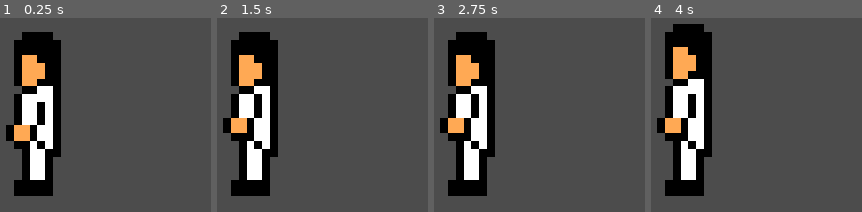
Above: before the commit, frames 1-4 (left to right).
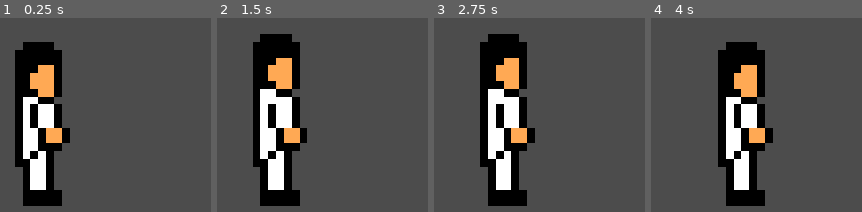
Above: after the commit, the same moments.

Repository: Jan130/The-Fighting-Project
Game: Godot game, scene res://Main.tscn
Two runs of this game, one before a commit and one after it. Both use one fixed random seed, a clock stepped at 60 frames per second and the inputs below.
Inputs (mouse positions are in pixels of both pictures, inside the frame that each line leads up to):
- Up to frame 1 (0.25 s): no input
- Up to frame 2 (1.5 s): move the mouse to (outside the picture) at 0.52 s; click (outside the picture) at 0.67 s; move the mouse to (outside the picture) at 1.27 s; click (outside the picture) at 1.42 s
- Up to frame 3 (2.75 s): move the mouse to (564, 37) at 2.02 s; click (564, 37) at 2.17 s
- Up to frame 4 (4 s): move the mouse to (outside the picture) at 2.77 s; click (outside the picture) at 2.92 s; move the mouse to (outside the picture) at 3.52 s; click (outside the picture) at 3.67 s

The runs differ from the first frame. In frame 1, 10% of the frame differs, in the area x 2-34%, y 7-97%; in frame 2, 22%; in frame 3, 29%; in frame 4, 35%, in the area x 2-58%, y 3-97%.

Commit message:
Implemented basic player movement

Diff:
--- /dev/null
+++ b/Game.gd
@@ -0,0 +1,23 @@
+extends Node2D
+
+onready var player = $Player
+
+var screen_touched = false
+
+# Called when the node enters the scene tree for the first time.
+func _ready():
+	pass # Replace with function body.
+
+func _input(event):
+	if event is InputEventScreenTouch:
+		if event.is_pressed():
+			screen_touched = true
+		else:
+			screen_touched = false
+
+# Called every frame. 'delta' is the elapsed time since the previous frame.
+func _process(delta):
+	var player_velocity = Vector2.ZERO
+	if screen_touched:
+		player_velocity.x += 1
+	player.move(player_velocity, delta)
--- a/Main.tscn
+++ b/Main.tscn
@@ -1,8 +1,10 @@
-[gd_scene load_steps=2 format=2]
+[gd_scene load_steps=3 format=2]
 
 [ext_resource path="res://Player.tscn" type="PackedScene" id=1]
+[ext_resource path="res://Game.gd" type="Script" id=2]
 
-[node name="Node2D" type="Node2D"]
+[node name="Game" type="Node2D"]
+script = ExtResource( 2 )
 
 [node name="Player" parent="." instance=ExtResource( 1 )]
-position = Vector2( 496, 260 )
+position = Vector2( 497, 273 )
--- a/Player.gd
+++ b/Player.gd
@@ -1,7 +1,9 @@
 extends Area2D
 
 export var speed = 400
+
 var screen_size
+var previous_velocity
 
 onready var _animation_player = $AnimationPlayer
 
@@ -10,8 +12,9 @@
 
 # Called when the node enters the scene tree for the first time.
 func _ready():
-	set_animation("idle_left")
-
+	screen_size = get_viewport_rect().size
+	previous_velocity = Vector2.ZERO
+	set_animation("idle_right")
 
 # Called every frame. 'delta' is the elapsed time since the previous frame.
 func _process(delta):
@@ -21,10 +24,24 @@
 	_collision_idle_right.disabled = true
 	_collision_idle_left.disabled = true
 
-func set_animation(name):
+func set_animation(name : String):
 	if name == "idle_right":
 		disable_collisions()
 		_animation_player.play("idle_right")
 	elif name == "idle_left":
 		disable_collisions()
 		_animation_player.play("idle_left")
+
+func move(velocity : Vector2, delta):
+	if velocity != previous_velocity:
+		if velocity.x == 0:
+			pass
+		elif velocity.x > 0:
+			set_animation("idle_right")
+		else:
+			set_animation("idle_left")
+		previous_velocity = velocity
+
+	position += velocity * delta * speed
+	position.x = clamp(position.x, 0, screen_size.x)
+	position.y = clamp(position.y, 0, screen_size.y)
--- a/Player.tscn
+++ b/Player.tscn
@@ -83,6 +83,7 @@
 __meta__ = {
 "_edit_group_": true
 }
+speed = 200
 
 [node name="Sprite" type="Sprite" parent="."]
 scale = Vector2( 10, 10 )
--- a/project.godot
+++ b/project.godot
@@ -19,6 +19,19 @@
 window/stretch/mode="2d"
 window/stretch/aspect="keep"
 
+[input]
+
+move_right={
+"deadzone": 0.5,
+"events": [ Object(InputEventKey,"resource_local_to_scene":false,"resource_name":"","device":0,"alt":false,"shift":false,"control":false,"meta":false,"command":false,"pressed":false,"scancode":16777233,"physical_scancode":0,"unicode":0,"echo":false,"script":null)
+ ]
+}
+move_left={
+"deadzone": 0.5,
+"events": [ Object(InputEventKey,"resource_local_to_scene":false,"resource_name":"","device":0,"alt":false,"shift":false,"control":false,"meta":false,"command":false,"pressed":false,"scancode":16777231,"physical_scancode":0,"unicode":0,"echo":false,"script":null)
+ ]
+}
+
 [input_devices]
 
 pointing/emulate_touch_from_mouse=true
